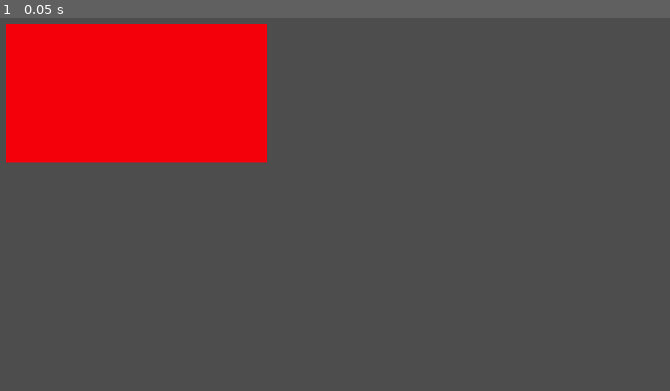
Above: before the commit, frame 1.
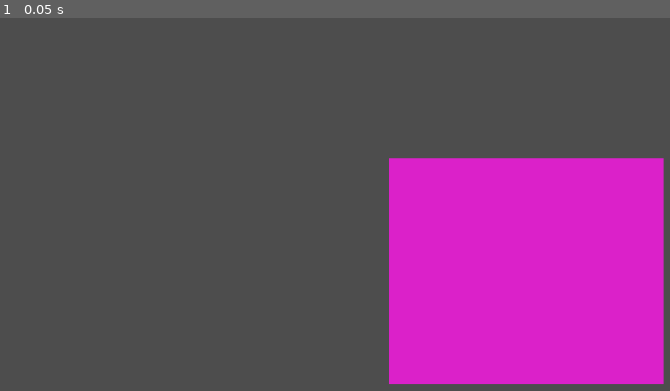
Above: after the commit, the same moment.

Repository: Patrick-Mayer/learning-godot
Game: Godot game, scene res://test_scene.tscn
Same seed, same stepped clock (60 frames per second), same inputs: the game is played once before the commit and once after it.
Inputs:
- Up to frame 1 (0.05 s): no input

The runs differ from the first frame. In frame 1, 39% of the frame differs, in the area x 0-100%, y 1-99%.

Commit message:
new branch and potential conflict

Diff:
--- a/test_scene.tscn
+++ b/test_scene.tscn
@@ -2,15 +2,15 @@
 
 [node name="TestScene" type="Node2D"]
 
-[node name="Node2D" type="Node2D" parent="."]
-modulate = Color(0.974376, 0.126632, 0.231904, 1)
-position = Vector2(-462, -252)
-scale = Vector2(5, 5)
+[node name="Node2D2" type="Node2D" parent="."]
+position = Vector2(90, -58)
+scale = Vector2(5.25937, 8.13875)
 
-[node name="ColorRect" type="ColorRect" parent="Node2D"]
+[node name="ColorRect" type="ColorRect" parent="Node2D2"]
+offset_top = 0.368607
 offset_right = 40.0
-offset_bottom = 40.0
+offset_bottom = 40.3686
 scale = Vector2(1.88, 1)
-color = Color(0.977523, 0, 0.190053, 1)
+color = Color(0.857898, 0.131361, 0.787288, 1)
 
 [node name="Camera2D" type="Camera2D" parent="."]
